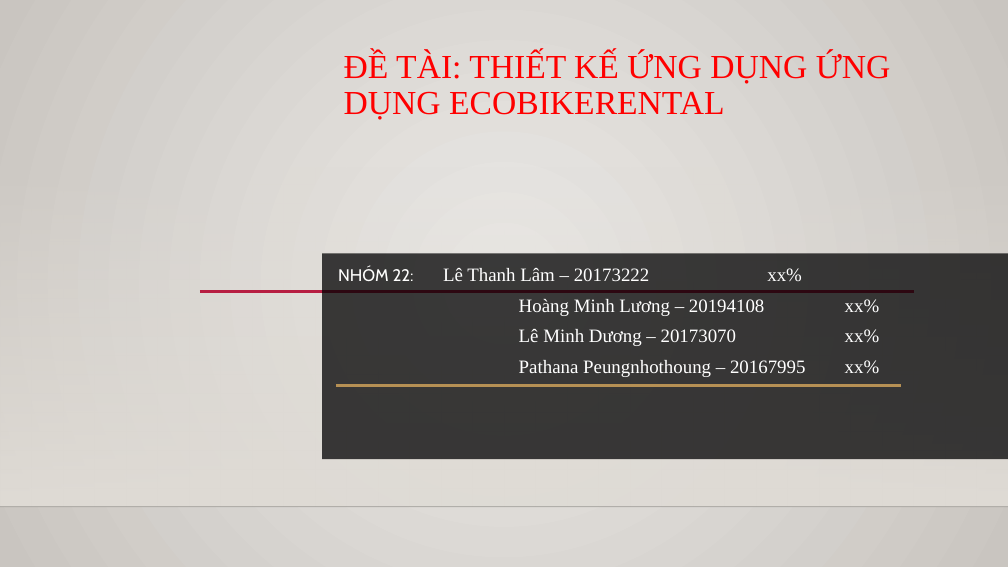
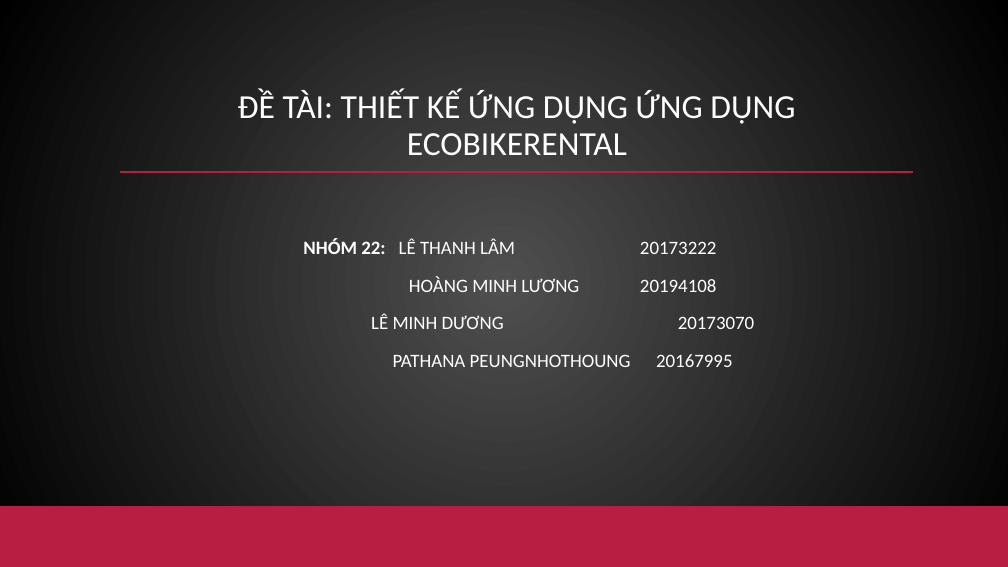
Before and after one commit to lam419/TKXDPM.KSCQ.20211-22, a slide deck: slide 1 of Design/TKXDPM.pptx. Drawn at 1008x567 pixels with LibreOffice and Linux fonts; fonts in the diff are those of the drawing; grey boxes stand for pictures; background and template pictures are left out. Boxes give left, top, right and bottom in pixels: in the first picture for what was removed or moved away, otherwise in the second. Text is boxed around its words. In the diff, an @@ line names an element or a change of style, - is before the commit and + after.

Commit message:
add ppt

```diff
--- a/Design/TKXDPM.pptx
+++ b/Design/TKXDPM.pptx
@@ background picture (left out) to gradient #505050 to #000000 @@
@@ rectangle added at (0, 0, 1008, 461), fill gradient #505050 to #000000 @@
@@ rectangle added at (0, 0, 1008, 507), fill gradient #505050 to #000000 @@
@@ title "ĐỀ TÀI: THIẾT KẾ ỨNG ...": place and size @@
-title "ĐỀ TÀI: THIẾT KẾ ỨNG ..." at (344, 51, 891, 120)
+title "ĐỀ TÀI: THIẾT KẾ ỨNG ..." at (238, 91, 795, 155)
@@ title "ĐỀ TÀI: THIẾT KẾ ỨNG ..." at (238, 91, 795, 155): font Times New Roman to Calibri, text colour #FF0000 to #FFFFFF; alignment left to centre; vertical alignment bottom to top @@
@@ rectangle at (0, 167, 1008, 507): fill gradient #DFDBD5 to gradient #454545 @@
@@ rectangle added at (0, 167, 1008, 507), fill gradient #454545 @@
@@ line added from (120, 153) to (915, 153), #B71E42 2.5 pt @@
@@ line added from (120, 172) to (913, 172), #B71E42 2.5 pt @@
@@ subtitle at (303, 239, 733, 367): text changed; font Times New Roman to Calibri @@
-NHÓM 22: Lê Thanh Lâm – 20173222 xx%
-Hoàng Minh Lương – 20194108 xx%
-Lê Minh Dương – 20173070 xx%
-Pathana Peungnhothoung – 20167995 xx%
+NHÓM 22: LÊ THANH LÂM 20173222
+HOÀNG MINH LƯƠNG 20194108
+LÊ MINH DƯƠNG 20173070
+PATHANA PEUNGNHOTHOUNG 20167995
@@ rectangle removed at (322, 253, 1008, 459) @@
@@ line removed from (337, 386) to (901, 386) @@
@@ picture added at (0, 507, 1008, 567) @@
@@ line added from (0, 507) to (1008, 507), #000001 1 pt @@
@@ rectangle added at (0, 507, 1008, 567), fill #B71E42 @@
```
Also in this commit, not shown: 5 other slides changed, 6 slides added.
